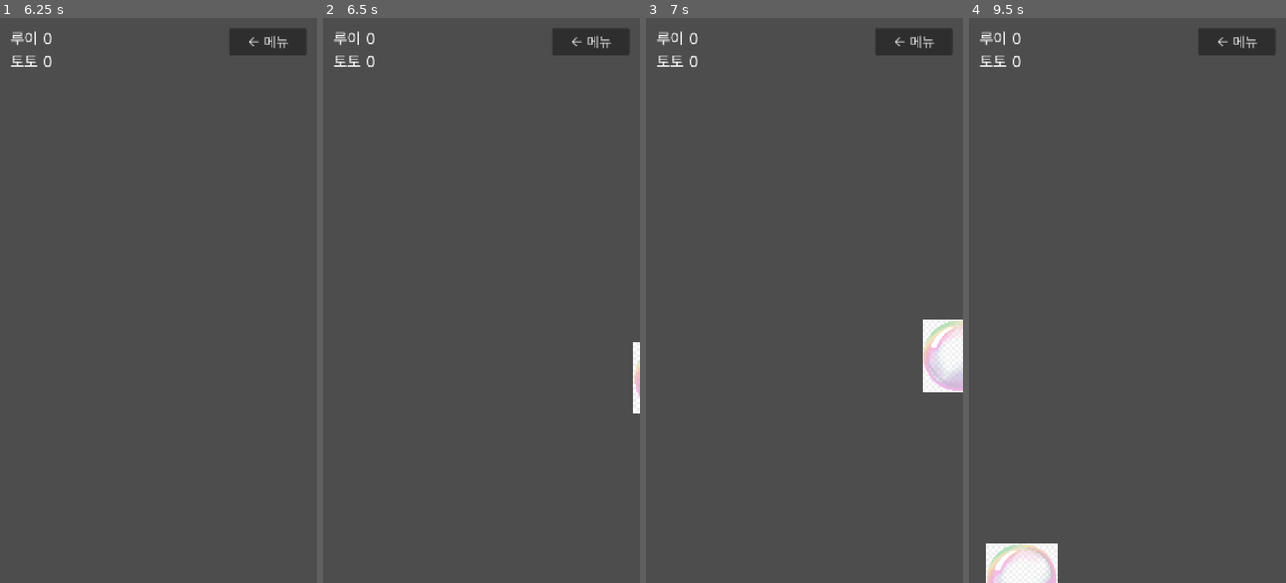
Above: before the commit, frames 1-4 (left to right).
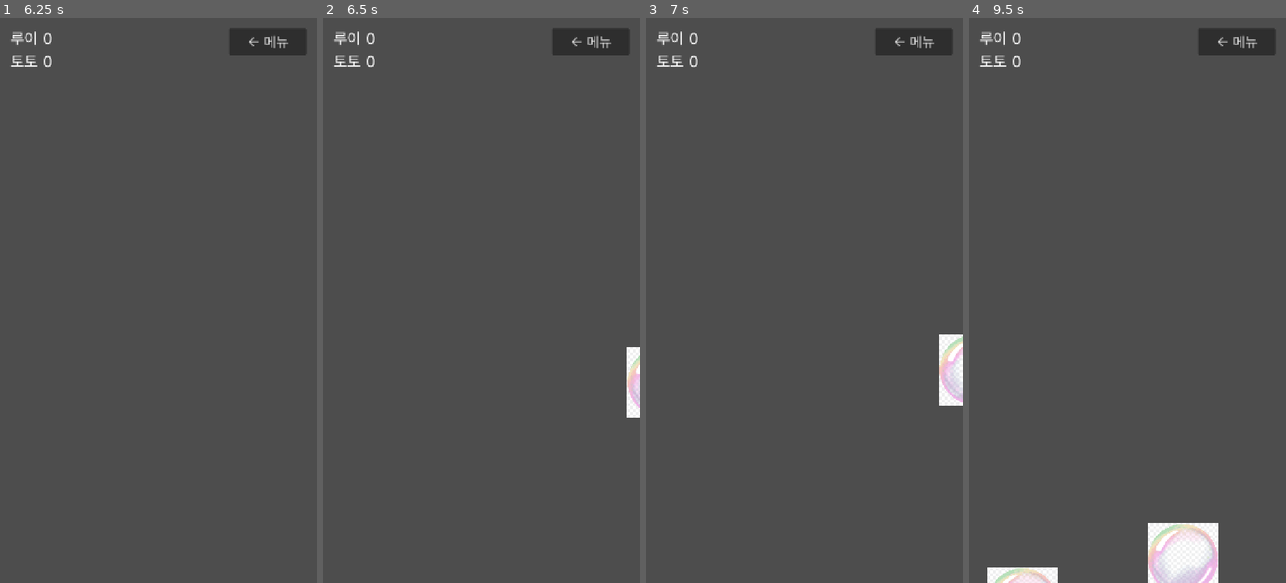
Above: after the commit, the same moments.

Repository: ohsolee/bubblePopPop
Game: Godot game, scene res://scenes/MainMenu.tscn
Same seed, same stepped clock (60 frames per second), same inputs: the game is played once before the commit and once after it. Sound files missing from this copy of the repository are replaced by a short silence.
Inputs (mouse positions are in pixels of both pictures, inside the frame that each line leads up to):
- Up to frame 1 (6.25 s): click "버블" at 0.5 s; click "← 메뉴" at 1.25 s; click "버블" at 2 s; click "← 메뉴" at 2.75 s; click "버블" at 3.5 s; click "← 메뉴" at 4.25 s; tap Enter at 5 s; move the mouse to (228, 272) at 5.02 s; click (228, 272) at 5.17 s; tap Space at 5.75 s; move the mouse to (95, 328) at 5.77 s; click (95, 328) at 5.92 s
- Up to frame 2 (6.5 s): no input
- Up to frame 3 (7 s): move the mouse to (836, 176) at 6.52 s; click (836, 176) at 6.67 s
- Up to frame 4 (9.5 s): move the mouse to (1263, 340) at 7.27 s; click (1263, 340) at 7.42 s; move the mouse to (1222, 385) at 8.02 s; click (1222, 385) at 8.17 s; move the mouse to (1175, 537) at 8.77 s; click (1175, 537) at 8.92 s

Frame 1 is identical in both runs. In frame 2, 0.4% of the frame differs, in the area x 95-100%, y 57-71%; in frame 3, 1.5%; in frame 4, 3.7%, in the area x 5-79%, y 89-100%.

Commit message:
fix: 로컬 사운드 복구 + 비눗방울 두둥실 움직임 개선
- default_playback_type을 웹(.web)에만 Stream 적용, 데스크톱은 기존값(Sample) 유지
  → 로컬 에디터에서 사운드 안 나오던 문제 해결
- bubble.gd: 이동 속도 대폭 감소(120~200 -> 45~85) + 큰 흔들림/잔떨림 이중 파동
  + 방울마다 다른 위상으로 각자 다르게 흔들리게 함
- main.gd: 스폰 방향에 위쪽 부력(0.35) 혼합 -> 비눗방울처럼 은은하게 위로 뜨는 느낌

Diff:
--- a/project.godot
+++ b/project.godot
@@ -17,7 +17,8 @@
 
 [audio]
 
-general/default_playback_type=1
+general/default_playback_type=0
+general/default_playback_type.web=1
 
 [display]
 
--- a/scripts/bubble.gd
+++ b/scripts/bubble.gd
@@ -12,26 +12,37 @@
 const RUI_SOUND: AudioStream = preload("res://assets/audio/rui.wav")
 const TOTO_SOUND: AudioStream = preload("res://assets/audio/toto.wav")
 
-var speed: float = 0.0        # 진행 속도(px/초)
-var sway_amp: float = 0.0     # 살랑임 폭
+var speed: float = 0.0        # 진행 속도(px/초) - 두둥실 뜨는 느낌으로 저속
+var sway_amp: float = 0.0     # 큰 살랑임 폭
+var sway_period: float = 0.0  # 큰 살랑임 주기(ms)
+var wobble_amp: float = 0.0   # 작은 떨림 폭(잔물결처럼 더해지는 2차 흔들림)
+var wobble_period: float = 0.0
+var time_offset: float = 0.0  # 방울마다 흔들림 위상을 다르게(전부 같이 흔들리지 않게)
 var character_type: String = ""       # "" = 일반 방울, "rui" / "toto" = 캐릭터 방울
 var is_popped: bool = false   # 중복 터치 방지 가드
 var move_dir: Vector2 = Vector2.UP    # 진행 방향(단위 벡터). 스폰 시 Main이 지정
 var base_pos: Vector2 = Vector2.ZERO  # 살랑임의 기준이 되는 중심 위치
 
 func _ready() -> void:
-	speed = randf_range(120.0, 200.0)
-	sway_amp = randf_range(20.0, 40.0)
+	speed = randf_range(45.0, 85.0)          # 기존(120~200)보다 훨씬 느리게 → 두둥실
+	sway_amp = randf_range(35.0, 60.0)       # 큰 흔들림은 더 넉넉하게
+	sway_period = randf_range(900.0, 1400.0) # 느긋한 주기로 여유 있게 살랑
+	wobble_amp = randf_range(8.0, 16.0)      # 작은 잔떨림(비눗방울 특유의 흔들림)
+	wobble_period = randf_range(250.0, 400.0)
+	time_offset = randf_range(0.0, 1000.0)
 	base_pos = position
 	# Area2D의 터치/클릭 이벤트를 아래 함수에 연결
 	input_event.connect(_on_input_event)
 
 func _process(delta: float) -> void:
-	# 진행 방향으로 중심을 이동
+	# 진행 방향으로 중심을 이동(저속 = 두둥실 뜨는 느낌)
 	base_pos += move_dir * speed * delta
-	# 진행 방향에 수직인 방향으로 sin 살랑살랑
+	# 진행 방향에 수직인 방향으로, 큰 흔들림 + 작은 잔떨림을 겹쳐서 자연스럽게
 	var perp := Vector2(-move_dir.y, move_dir.x)
-	position = base_pos + perp * sin(Time.get_ticks_msec() / 400.0) * sway_amp
+	var t := Time.get_ticks_msec() + time_offset
+	var sway := sin(t / sway_period) * sway_amp
+	var wobble := sin(t / wobble_period) * wobble_amp
+	position = base_pos + perp * (sway + wobble)
 	# 화면(720x1280) 밖으로 충분히 나가면 메모리 정리(사방 어디로든)
 	if position.x < -200.0 or position.x > 920.0 or position.y < -200.0 or position.y > 1480.0:
 		queue_free()
--- a/scripts/main.gd
+++ b/scripts/main.gd
@@ -46,6 +46,8 @@
 			dir = Vector2.LEFT
 	# 진행 방향을 살짝 랜덤하게 틀어 움직임을 다양하게(±약 17도)
 	dir = dir.rotated(randf_range(-0.3, 0.3))
+	# 비눗방울 특유의 부력: 어느 방향에서 나오든 은은하게 위로 뜨는 느낌을 더함
+	dir = (dir + Vector2.UP * 0.35).normalized()
 	b.position = spawn_pos
 	b.setup_motion(dir)
 	bubbles_since_character += 1
